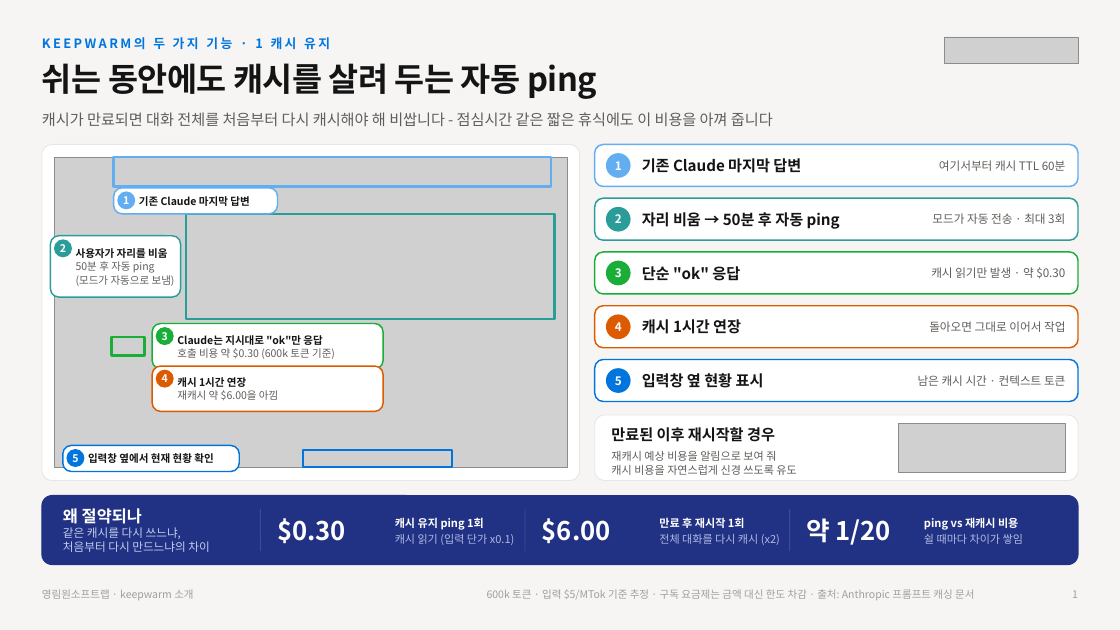
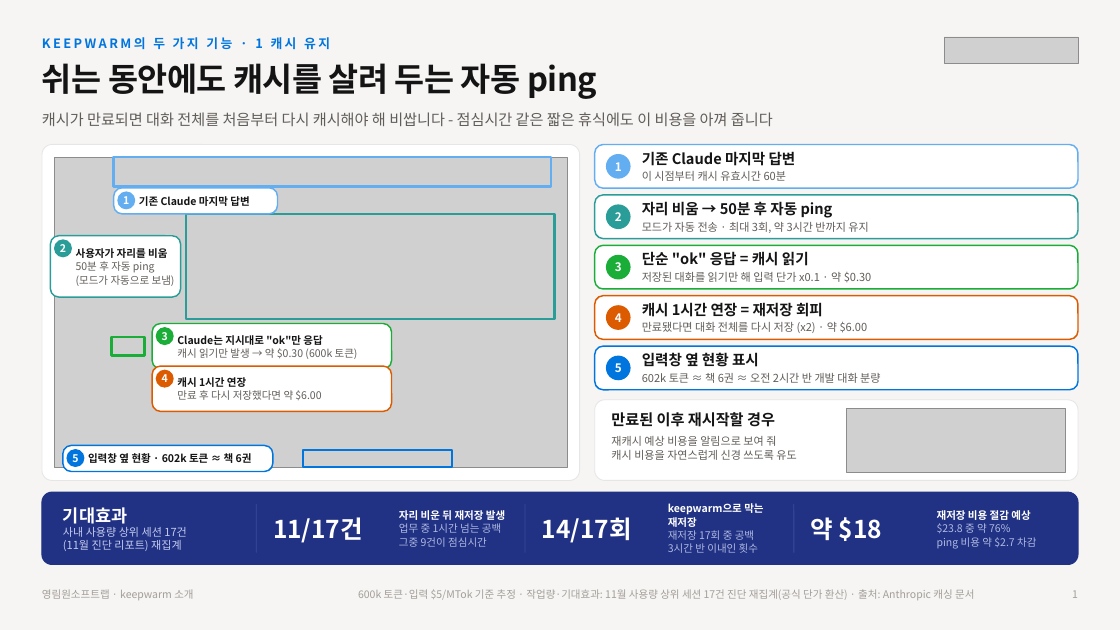
Before and after one commit to JaeseongYLW/keepwarmaitwin, a slide deck: slide 1 of docs/keepwarm_소개.pptx. Drawn at 1120x630 pixels with LibreOffice and Linux fonts; fonts in the diff are those of the drawing; grey boxes stand for pictures. Boxes give left, top, right and bottom in pixels: in the first picture for what was removed or moved away, otherwise in the second. Text is boxed around its words. In the diff, an @@ line names an element or a change of style, - is before the commit and + after.

```diff
--- a/docs/keepwarm_소개.pptx
+++ b/docs/keepwarm_소개.pptx
@@ text at [642,171,786,181]: text changed; size 10 to 9.5 pt @@
-여기서부터 캐시 TTL 60분
+이 시점부터 캐시 유효시간 60분
@@ text at [642,222,868,233]: text changed; size 10 to 9.5 pt @@
-모드가 자동 전송 · 최대 3회
+모드가 자동 전송 · 최대 3회, 약 3시간 반까지 유지
@@ 1 text, 1 ellipse, 1 rounded rectangle: place and size @@
-1 text, 1 ellipse, 1 rounded rectangle at [595,252,1078,294]
+1 text, 1 ellipse, 1 rounded rectangle at [595,245,1078,289]
@@ text at [642,251,809,266]: text changed; size 13 to 12.5 pt @@
-단순 "ok" 응답
+단순 "ok" 응답 = 캐시 읽기
@@ 1 text, 1 ellipse, 1 rounded rectangle: place and size @@
-1 text, 1 ellipse, 1 rounded rectangle at [595,306,1078,348]
+1 text, 1 ellipse, 1 rounded rectangle at [595,296,1078,339]
@@ text at [642,272,872,282]: text changed; size 10 to 9.5 pt @@
-캐시 읽기만 발생 · 약 $0.30
+저장된 대화를 읽기만 해 입력 단가 x0.1 · 약 $0.30
@@ rounded rectangle: place and size @@
-rounded rectangle at [152,323,383,369]
+rounded rectangle at [152,323,392,369]
@@ text at [642,302,823,317]: text changed; size 13 to 12.5 pt @@
-캐시 1시간 연장
+캐시 1시간 연장 = 재저장 회피
@@ text at [642,322,868,333]: text changed; size 10 to 9.5 pt @@
-돌아오면 그대로 이어서 작업
+만료됐다면 대화 전체를 다시 저장 (x2) · 약 $6.00
@@ text at [177,348,358,359]: text changed @@
-호출 비용 약 $0.30 (600k 토큰 기준)
+캐시 읽기만 발생 → 약 $0.30 (600k 토큰)
@@ 3 texts, 1 ellipse, 1 rounded rectangle: place and size @@
-3 texts, 1 ellipse, 1 rounded rectangle at [595,360,1078,475]
+3 texts, 1 ellipse, 1 rounded rectangle at [595,346,1078,460]
@@ proportions changed in 7 elements at [595,145,1078,188], [42,492,1078,565], [595,195,1078,239], [595,245,1078,289], [595,296,1078,339], [595,400,1078,481], [595,346,1078,390] @@
@@ size 13 to 12.5 pt in 3 elements at [642,151,796,166], [642,201,833,218], [642,352,759,367] @@
@@ text "입력창 옆 현황 표시": place and size @@
-text "입력창 옆 현황 표시" at [642,373,764,388]
+text "입력창 옆 현황 표시" at [642,352,759,367]
@@ rounded rectangle: place and size @@
-rounded rectangle at [152,366,383,412]
+rounded rectangle at [152,366,392,412]
@@ text at [642,373,880,383]: text changed; size 10 to 9.5 pt @@
-남은 캐시 시간 · 컨텍스트 토큰
+602k 토큰 ≈ 책 6권 ≈ 오전 2시간 반 개발 대화 분량
@@ text at [177,390,321,400]: text changed @@
-재캐시 약 $6.00을 아낌
+만료 후 다시 저장했다면 약 $6.00
@@ rounded rectangle: place and size @@
-rounded rectangle at [595,415,1078,481]
+rounded rectangle at [595,400,1078,481]
@@ picture: place and size @@
-picture at [898,423,1065,472]
+picture at [846,408,1065,472]
@@ rounded rectangle: place and size @@
-rounded rectangle at [63,445,239,471]
+rounded rectangle at [63,445,273,471]
@@ text at [88,452,252,466]: text changed @@
-입력창 옆에서 현재 현황 확인
+입력창 옆 현황 · 602k 토큰 ≈ 책 6권
@@ rounded rectangle: place and size @@
-rounded rectangle at [42,496,1078,565]
+rounded rectangle at [42,492,1078,565]
@@ text at [63,507,186,551]: text changed; size 10 to 9.5 pt @@
-왜 절약되나
-같은 캐시를 다시 쓰느냐,
-처음부터 다시 만드느냐의 차이
+기대효과
+사내 사용량 상위 세션 17건
+(11월 진단 리포트) 재집계
@@ line moved from (260, 509) - (260, 551) to (256, 504) - (256, 553) @@
@@ text at [399,508,505,547]: text changed; size 9.5 to 9 pt @@
-캐시 유지 ping 1회
-캐시 읽기 (입력 단가 x0.1)
+자리 비운 뒤 재저장 발생
+업무 중 1시간 넘는 공백
+그중 9건이 점심시간
@@ text at [668,503,763,553]: text changed; size 9.5 to 9 pt @@
-만료 후 재시작 1회
-전체 대화를 다시 캐시 (x2)
+keepwarm으로 막는 재저장
+재저장 17회 중 공백
+3시간 반 이내인 횟수
@@ line moved from (790, 509) - (790, 551) to (794, 504) - (794, 553) @@
@@ text at [273,517,363,543]: text changed; size 22 to 21 pt @@
-$0.30
+11/17건
@@ text at [542,517,632,543]: text changed; size 22 to 21 pt @@
-$6.00
+14/17회
@@ text at [811,517,882,541]: text changed; size 22 to 21 pt @@
-약 1/20
+약 $18
@@ text at [937,510,1036,549]: text changed; size 9.5 to 9 pt; text colour #FFFFFF to #AFB9E3; bold off @@
-ping vs 재캐시 비용
-쉴 때마다 차이가 쌓임
+재저장 비용 절감 예상
+$23.8 중 약 76%
+ping 비용 약 $2.7 차감
@@ text at [358,589,974,600]: text changed @@
-600k 토큰 · 입력 $5/MTok 기준 추정 · 구독 요금제는 금액 대신 한도 차감 · 출처: Anthropic 프롬프트 캐싱 문서
+600k 토큰·입력 $5/MTok 기준 추정 · 작업량·기대효과: 11월 사용량 상위 세션 17건 진단 재집계(공식 단가 환산) · 출처: Anthropic 캐싱 문서
```
